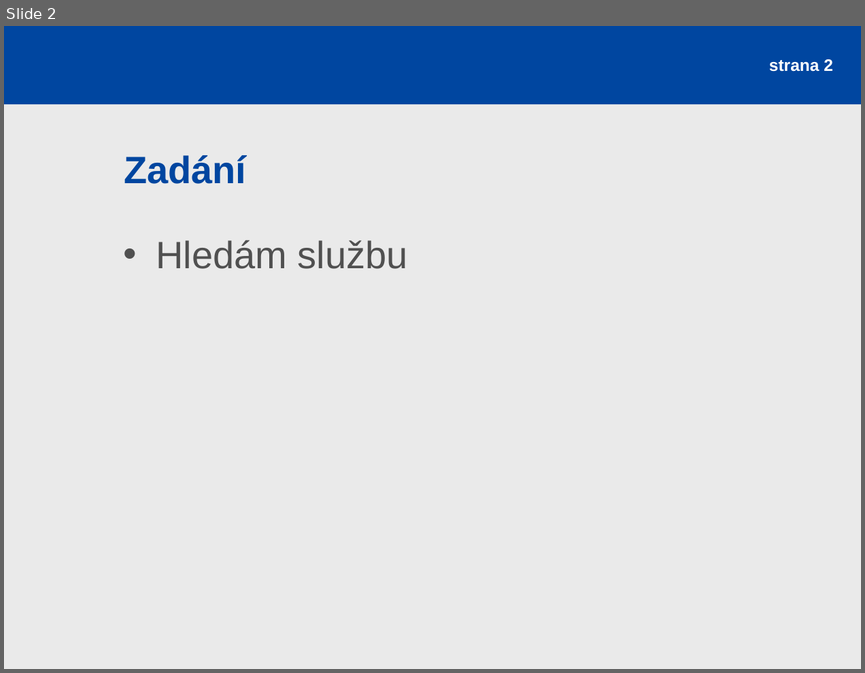
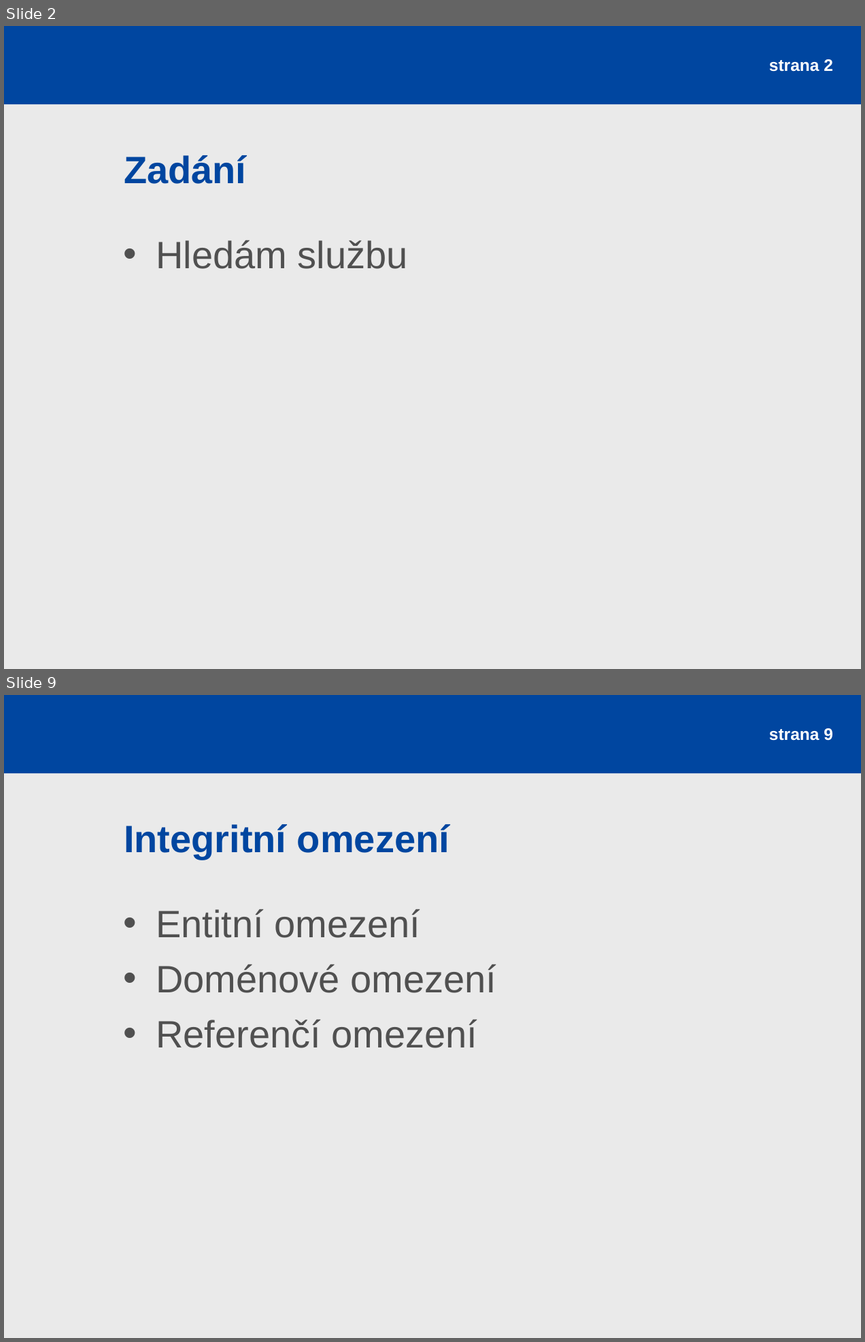
Before and after one commit to rajzik/databaze, a slide deck: prezentace.ppt. Shown one above the other, each under a label of ours: slide 2 before the commit, slides 2 and 9 after it; the slides between them are not shown. The pictures are 865x673 and 865x1342 pixels, drawn with LibreOffice and Linux fonts; fonts in the diff are those of the drawing. Boxes give left, top, right and bottom in pixels: in the first picture for what was removed or moved away, otherwise in the second. Text is boxed around its words. In the diff, an @@ line names an element or a change of style, - is before the commit and + after.

```diff
--- a/prezentace.ppt
+++ b/prezentace.ppt
@@ slide 9 added at (4,695,861,1338), background #EAEAEA; not listed: 1 template element that a slide beside it also shows @@
@@ page number added at (769,728,833,741), 14 pt, text #FFFFFF, bold @@
+strana 9
@@ title added at (124,824,449,859), 32 pt, text #0046A0, bold @@
+Integritní omezení
@@ text added at (156,909,497,1048), 32 pt, text #505050 @@
+• Entitní omezení
+• Doménové omezení
+• Referenčí omezení
```
Also in this commit, not shown: 2 slides changed, 7 other slides added, 2 slides removed, 9 other files.
